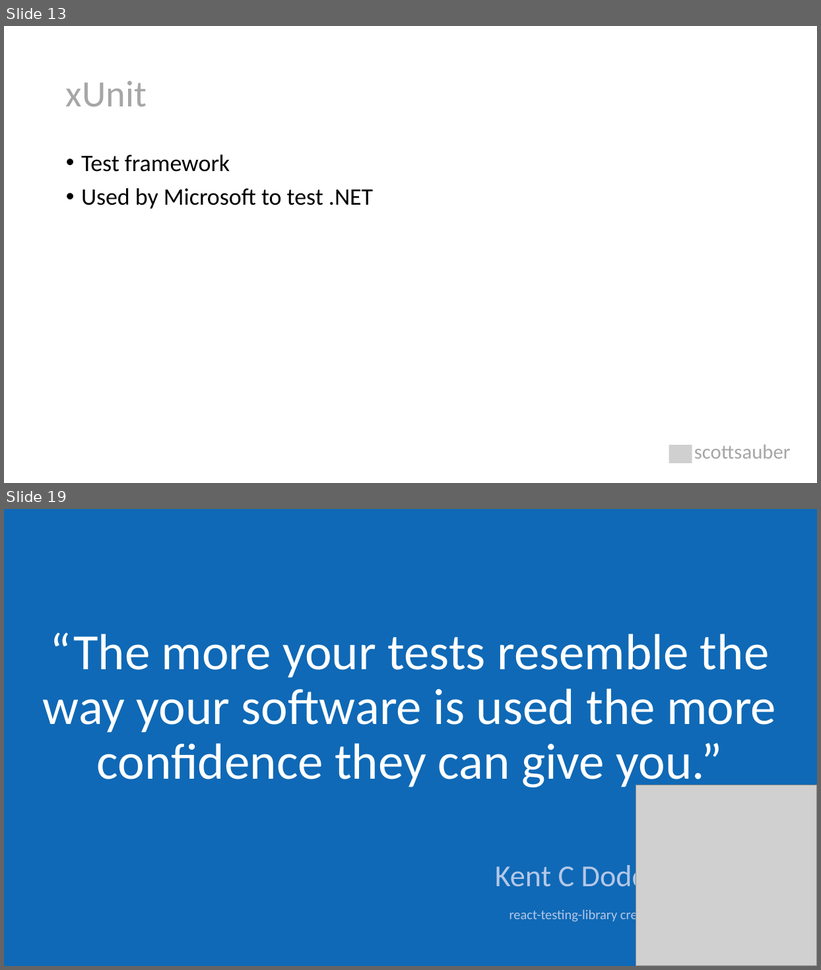
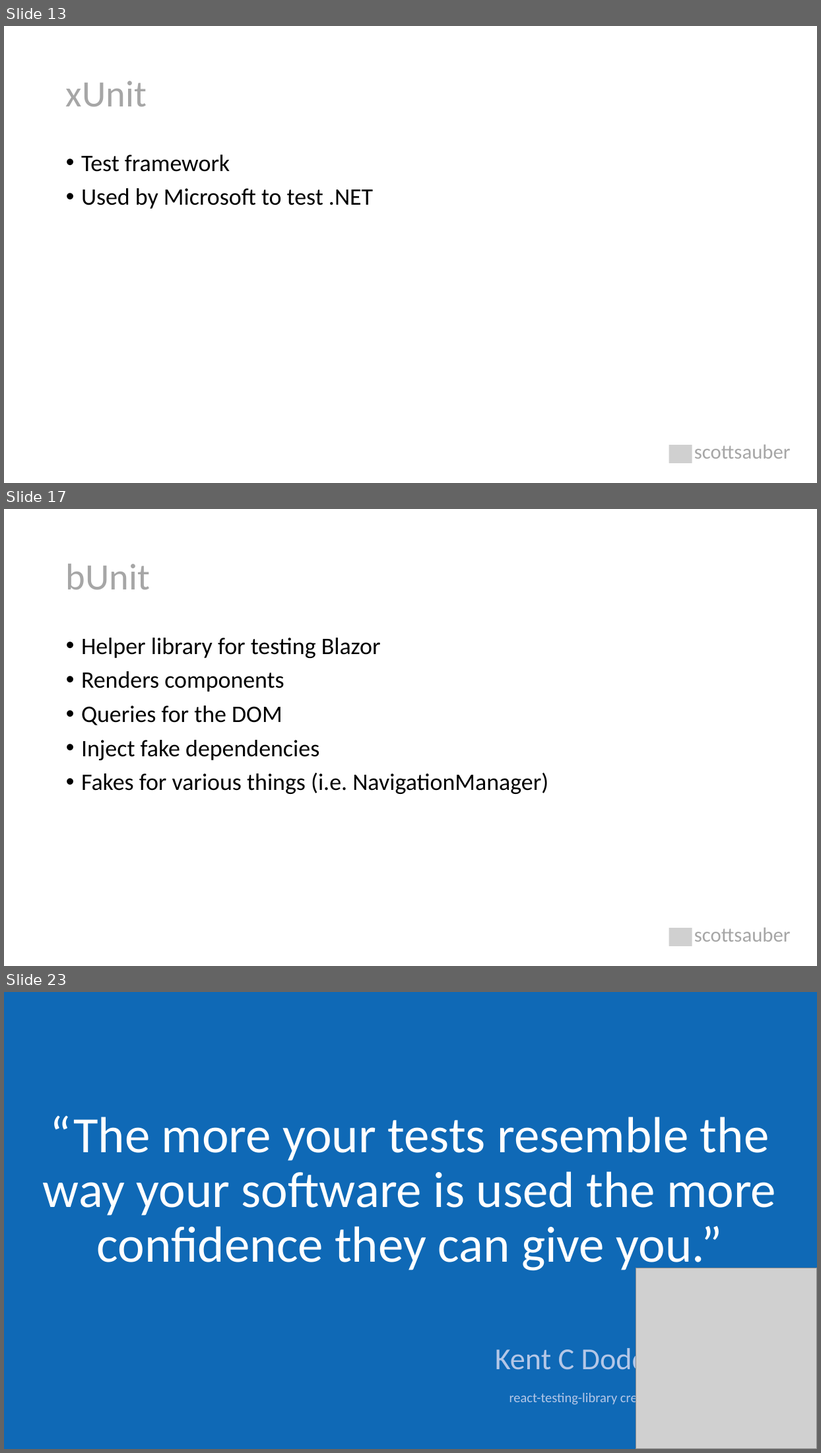
Before and after one commit to scottsauber/talks, a slide deck: 2023-11-09-JetBrains-TDDWithBlazor/TDD with Blazor.pptx. Shown one above the other, each under a label of ours: slides 13 and 19 before the commit, slides 13, 17 and 23 after it; the slides between them are not shown. The pictures are 821x970 and 821x1453 pixels, drawn with LibreOffice and Linux fonts; fonts in the diff are those of the drawing; grey boxes stand for pictures. Boxes give left, top, right and bottom in pixels: in the first picture for what was removed or moved away, otherwise in the second. Text is boxed around its words. In the diff, an @@ line names an element or a change of style, - is before the commit and + after.

```diff
--- a/2023-11-09-JetBrains-TDDWithBlazor/TDD with Blazor.pptx
+++ b/2023-11-09-JetBrains-TDDWithBlazor/TDD with Blazor.pptx
@@ slide 17 added at (x1=4, y1=509, x2=817, y2=966), background #FFFFFF @@
@@ title added at (x1=66, y1=564, x2=150, y2=590), 44 pt, text #A6A6A6 @@
+bUnit
@@ text added at (x1=81, y1=638, x2=548, y2=794), 28 pt, text #000000 @@
+• Helper library for testing Blazor
+• Renders components
+• Queries for the DOM
+• Inject fake dependencies
+• Fakes for various things (i.e. NavigationManager)
@@ picture added at (x1=669, y1=928, x2=692, y2=947) @@
@@ text added at (x1=694, y1=928, x2=791, y2=942), 24 pt, text #A6A6A6 @@
+scottsauber
@@ what was slide 19 is now slide 23 @@
```
Also in this commit, not shown: 9 slides changed, 8 other slides added, 3 slides removed, 6 other files.
